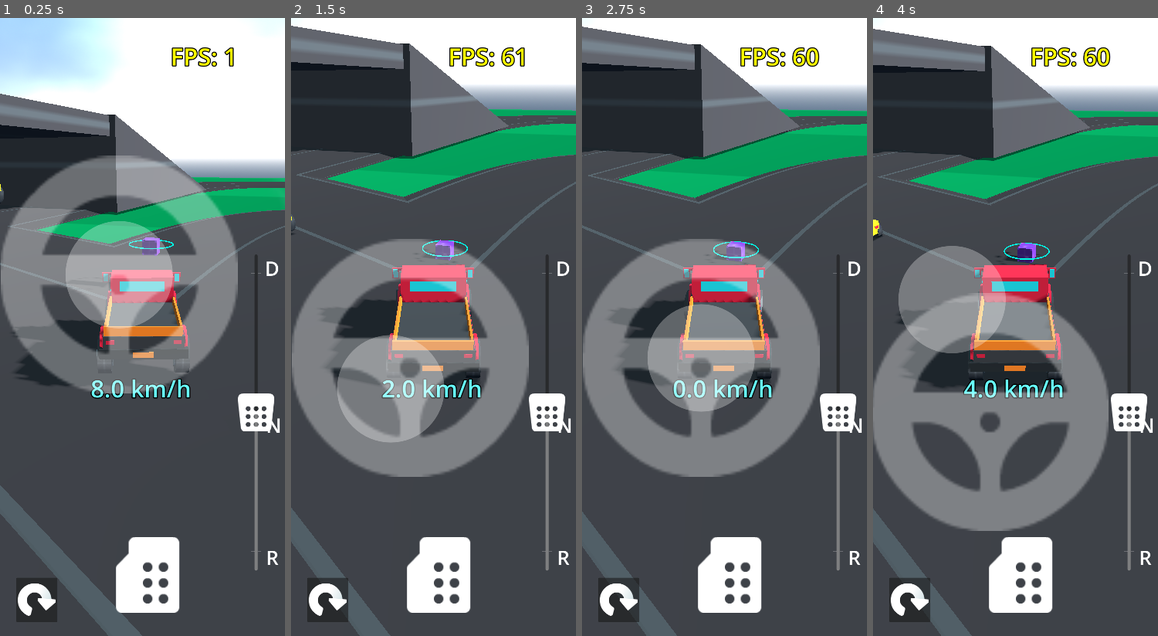
Above: before the commit, frames 1-4 (left to right).
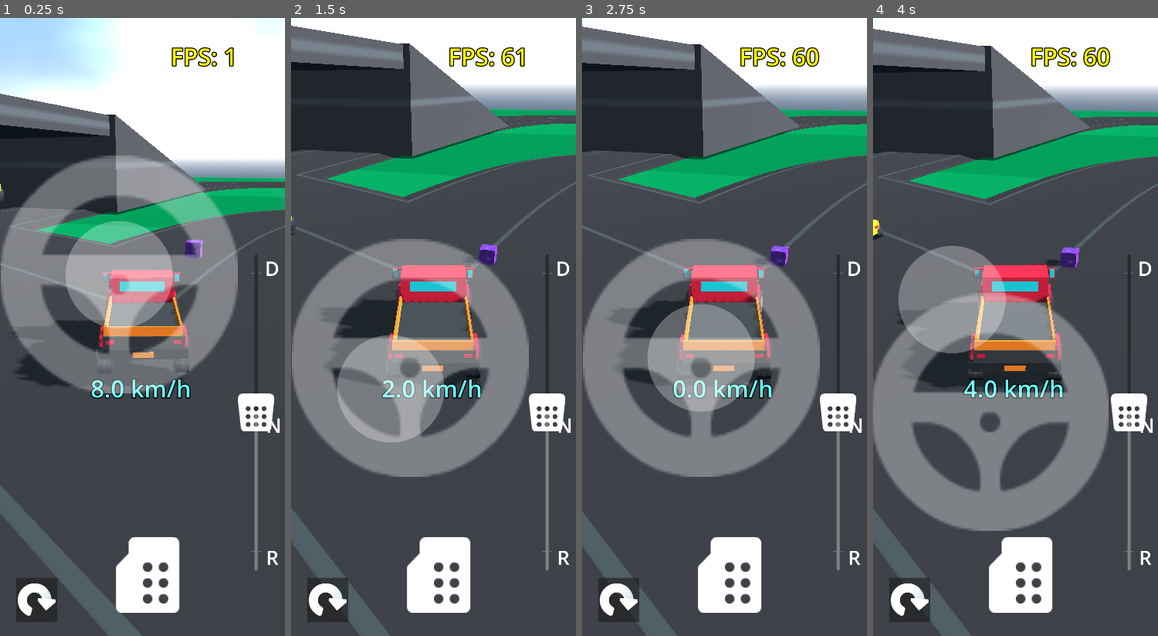
Above: after the commit, the same moments.

Repository: AssafDamari/cars-2
Game: Godot game, scene res://scenes/main.tscn
The game is run twice, just before and just after one commit, with the same random seed, the same clock (stepped at 60 frames per second) and the same inputs.
Inputs (mouse positions are in pixels of both pictures, inside the frame that each line leads up to):
- Up to frame 1 (0.25 s): no input
- Up to frame 2 (1.5 s): tap Enter (ui_accept) at 0.5 s; drag from (407, 277) to (462, 191) at 0.52 s; drag from (376, 357) to (419, 450) at 1.27 s
- Up to frame 3 (2.75 s): move the mouse to (753, 191) at 2.02 s; hold Right (ui_right) from 2.03 s (still down)
- Up to frame 4 (4 s): release Right (ui_right) at 2.75 s; click (910, 598) at 2.75 s; drag from (1001, 450) to (930, 234) at 3.52 s

The runs differ from the first frame. In frame 1, 0.4% of the frame differs, in the area x 45-72%, y 35-39%; in frame 2, 0.4%; in frame 3, 0.4%; in frame 4, 0.5%, in the area x 43-73%, y 36-41%.

Commit message:
Refactor box scene to improve area detection; add unloading area scene

Diff:
--- a/scenes/box.gd
+++ b/scenes/box.gd
@@ -1,10 +1,13 @@
 extends RigidBody3D
 
 @onready var active_marker: MeshInstance3D = $ActiveMarker
+var on_ground: bool = false
+func _on_area_3d_body_entered(body: Node3D) -> void:
+	if body.name == "Ground":
+		on_ground = true
+	elif body is Car:
+		if on_ground:
+			active_marker.visible = true
 
-func _on_area_3d_body_entered(body: Node3D) -> void:
-	if body is Car:
-		active_marker.visible = true
-
-func _on_area_3d_body_exited(body: Node3D) -> void:
+func _on_area_3d_body_exited(_body: Node3D) -> void:
 	active_marker.visible = false
--- a/scenes/box.tscn
+++ b/scenes/box.tscn
@@ -44,6 +44,7 @@
 
 [node name="ActiveMarker" type="MeshInstance3D" parent="." unique_id=632459787]
 transform = Transform3D(1, 0, 0, 0, 1, 0, 0, 0, 1, 0, 0.09768844, 0)
+visible = false
 sorting_use_aabb_center = false
 mesh = SubResource("TorusMesh_ks2v0")
 surface_material_override/0 = SubResource("StandardMaterial3D_c2ln5")
--- a/scenes/car_1.gd
+++ b/scenes/car_1.gd
@@ -6,7 +6,8 @@
 @export var max_brake_force: float = 20.0
 @export var max_steering_angle: float = 0.4
 @export var steering_speed: float = 0.3
-
+enum CAR_TYPE { REGULAR = 1, RACING = 2, TRUCK = 3 }
+@export var car_type:CAR_TYPE = CAR_TYPE.REGULAR
 @onready var body_mesh: MeshInstance3D = $Body/MeshInstance3D
 
 
--- a/scenes/car_1.tscn
+++ b/scenes/car_1.tscn
@@ -293,3 +293,6 @@
 transform = Transform3D(0.12797426, 0, 0, 0, -9.256594e-08, 0.5161956, 0, -2.117662, -2.2563626e-08, -0.975, 0.416, 0.017)
 material_override = ExtResource("2_o6j5x")
 mesh = SubResource("CylinderMesh_b4fkd")
+
+[node name="LoadPosition" type="Marker3D" parent="." unique_id=931693975]
+transform = Transform3D(1, 0, 0, 0, 1, 0, 0, 0, 1, 0, 1.6654167, -0.4156593)
--- a/scenes/main.tscn
+++ b/scenes/main.tscn
@@ -59,6 +59,7 @@
 max_speed = 40.0
 max_brake_force = 30.0
 steering_speed = 10.0
+car_type = 1
 
 [node name="NpcCarController" parent="NpxCar" unique_id=1893882791 node_paths=PackedStringArray("path_node") instance=ExtResource("10_npcctrl")]
 path_node = NodePath("../../NpcPath3D1")
@@ -66,6 +67,7 @@
 [node name="Car1" parent="." unique_id=1835131583 groups=["CAR"] instance=ExtResource("2_qo751")]
 transform = Transform3D(0.29157054, -3.924194e-08, -0.95654935, 3.483552e-08, 1, -3.0406095e-08, 0.95654935, -2.4456371e-08, 0.29157054, -10.711338, 1.6186069, 7.0265427)
 color = Color(0.16584054, 0.15587628, 0.15587655, 1)
+car_type = 3
 
 [node name="PlayerController" parent="Car1" unique_id=193088310 instance=ExtResource("5_ya4ey")]
 
@@ -117,4 +119,4 @@
 transform = Transform3D(19.848871, -1.07268434e-07, -2.4540164, 1.07268434e-07, 20, -6.605928e-09, 2.4540164, -6.6059176e-09, 19.848871, -26.51064, -3.837562e-08, 32.3887)
 
 [node name="Box" parent="." unique_id=74203526 instance=ExtResource("4_85g3d")]
-transform = Transform3D(1, 0, 0, 0, 1, 0, 0, 0, 1, -17.358711, 2.6521802, 8.540729)
+transform = Transform3D(1, 0, 0, 0, 1, 0, 0, 0, 1, -17.358711, 2.6521802, 6.6364985)
--- /dev/null
+++ b/scenes/unloading_area.tscn
@@ -0,0 +1,9 @@
+[gd_scene format=3 uid="uid://bmt3vy8hxe5ya"]
+
+[sub_resource type="SphereShape3D" id="SphereShape3D_o8lru"]
+radius = 1.6306573
+
+[node name="UnloadingArea" type="Area3D" unique_id=1699998781]
+
+[node name="CollisionShape3D" type="CollisionShape3D" parent="." unique_id=710715816]
+shape = SubResource("SphereShape3D_o8lru")
